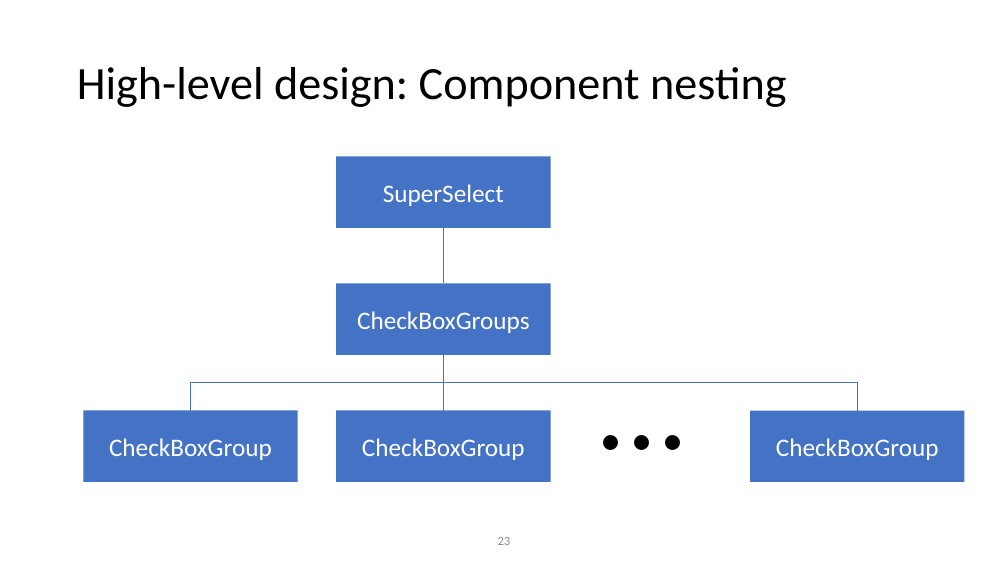
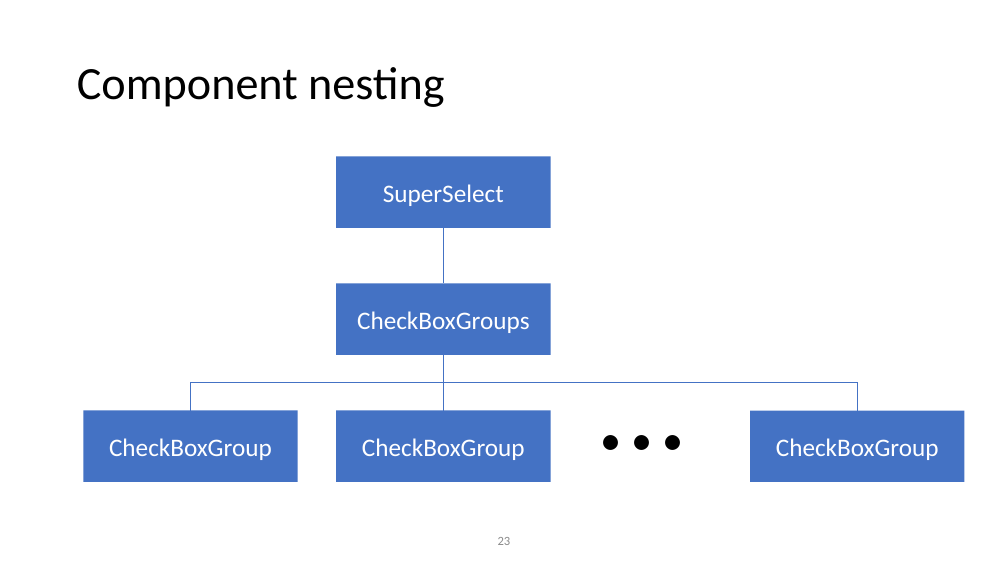
Before and after one commit to rdavidhall3/r-pharma-js-toolchain-2022, a slide deck: slide 23 of workshop/RPharma_2022_Hall_v2.pptx. Drawn at 1008x567 pixels with LibreOffice and Linux fonts; fonts in the diff are those of the drawing. Boxes give left, top, right and bottom in pixels: in the first picture for what was removed or moved away, otherwise in the second. Text is boxed around its words. In the diff, an @@ line names an element or a change of style, - is before the commit and + after.

```diff
--- a/workshop/RPharma_2022_Hall_v2.pptx
+++ b/workshop/RPharma_2022_Hall_v2.pptx
@@ title at bbox=[77, 67, 444, 107]: text changed @@
-High-level design: Component nesting
+Component nesting
```
Also in this commit, not shown: 9 other slides changed, 1 slide added, 2 other files.
